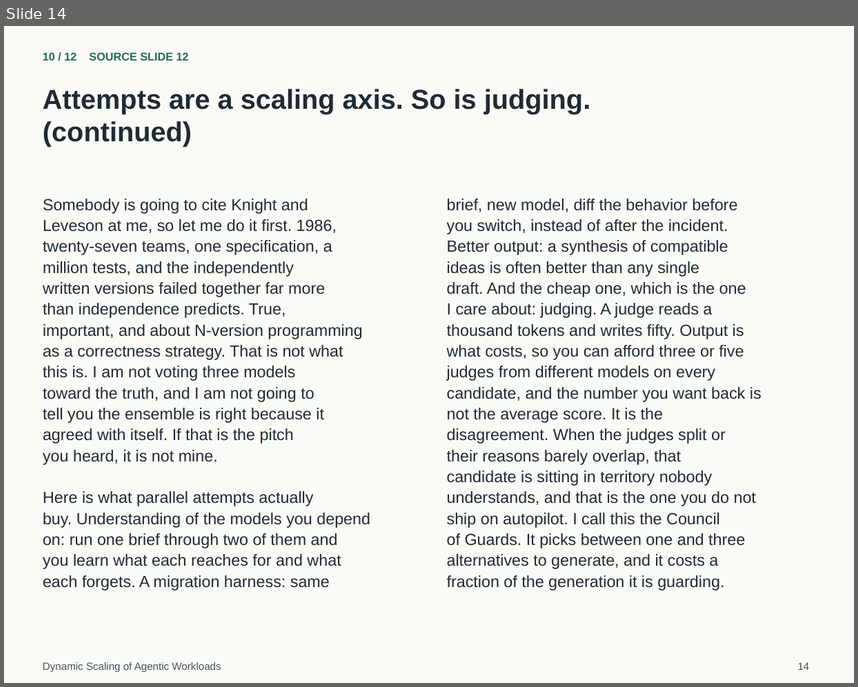
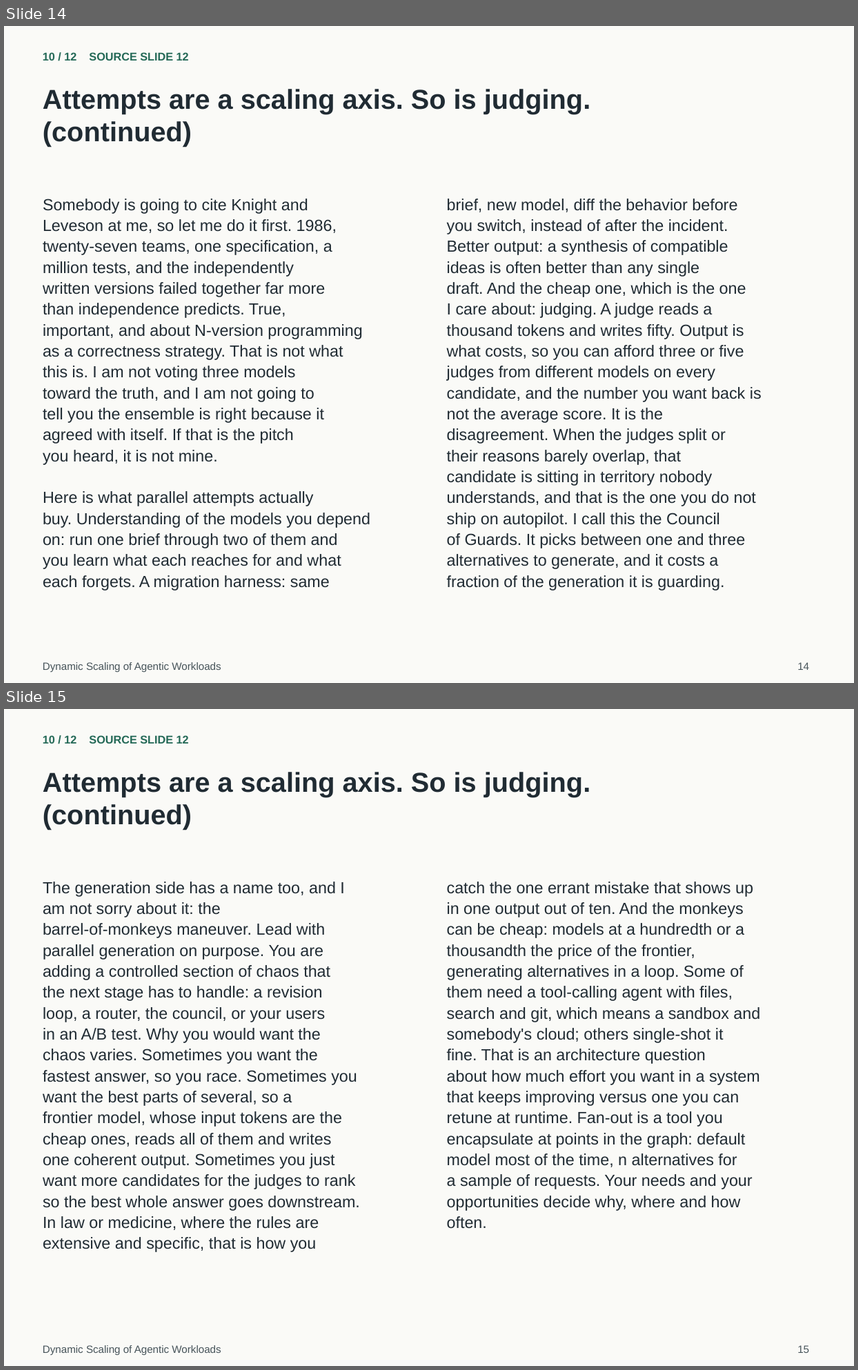
Before and after one commit to justsml/dans-blog, a slide deck: artifacts/speaking-portfolio-expanded/decks/dynamic-scaling-30min-handout.pptx. Shown one above the other, each under a label of ours: slide 14 before the commit, slides 14 and 15 after it. The pictures are 858x687 and 858x1370 pixels, drawn with LibreOffice and Linux fonts; fonts in the diff are those of the drawing. Boxes give left, top, right and bottom in pixels: in the first picture for what was removed or moved away, otherwise in the second. Text is boxed around its words. In the diff, an @@ line names an element or a change of style, - is before the commit and + after.

Commit message:
Refactor short talk titles and timestamps for clarity and consistency; add new shorts for "Barrel-of-Monkeys Maneuver" and update related content. Adjust timestamps in dynamic scaling scripts to align with new structure. Update README to reflect changes in short talk titles and pairings.

```diff
--- a/artifacts/speaking-portfolio-expanded/decks/dynamic-scaling-30min-handout.pptx
+++ b/artifacts/speaking-portfolio-expanded/decks/dynamic-scaling-30min-handout.pptx
@@ slide 15 added at box(4, 709, 854, 1366), background #FAFAF7 @@
@@ text added at box(43, 735, 189, 743), 10.5 pt, text #246957, bold @@
+10 / 12 SOURCE SLIDE 12
@@ text added at box(43, 772, 590, 830), 25.5 pt, text #202B33, bold @@
+Attempts are a scaling axis. So is judging.
+(continued)
@@ text added at box(43, 881, 359, 1252), 15 pt, text #202B33 @@
+The generation side has a name too, and I
+am not sorry about it: the
+barrel-of-monkeys maneuver. Lead with
+parallel generation on purpose. You are
+adding a controlled section of chaos that
+the next stage has to handle: a revision
+loop, a router, the council, or your users
+in an A/B test. Why you would want the
+chaos varies. Sometimes you want the
+fastest answer, so you race. Sometimes you
+want the best parts of several, so a
+frontier model, whose input tokens are the
+cheap ones, reads all of them and writes
+one coherent output. Sometimes you just
+want more candidates for the judges to rank
+so the best whole answer goes downstream.
+In law or medicine, where the rules are
+extensive and specific, that is how you
@@ text added at box(447, 881, 760, 1229), 15 pt, text #202B33 @@
+catch the one errant mistake that shows up
+in one output out of ten. And the monkeys
+can be cheap: models at a hundredth or a
+thousandth the price of the frontier,
+generating alternatives in a loop. Some of
+them need a tool-calling agent with files,
+search and git, which means a sandbox and
+somebody's cloud; others single-shot it
+fine. That is an architecture question
+about how much effort you want in a system
+that keeps improving versus one you can
+retune at runtime. Fan-out is a tool you
+encapsulate at points in the graph: default
+model most of the time, n alternatives for
+a sample of requests. Your needs and your
+opportunities decide why, where and how
+often.
@@ text added at box(43, 1345, 221, 1355), 9.8 pt, text #48555B @@
+Dynamic Scaling of Agentic Workloads
@@ text added at box(797, 1345, 809, 1353), 9.8 pt, text #48555B @@
+15
```
Also in this commit, not shown: 5 slides changed, 47 other files.
